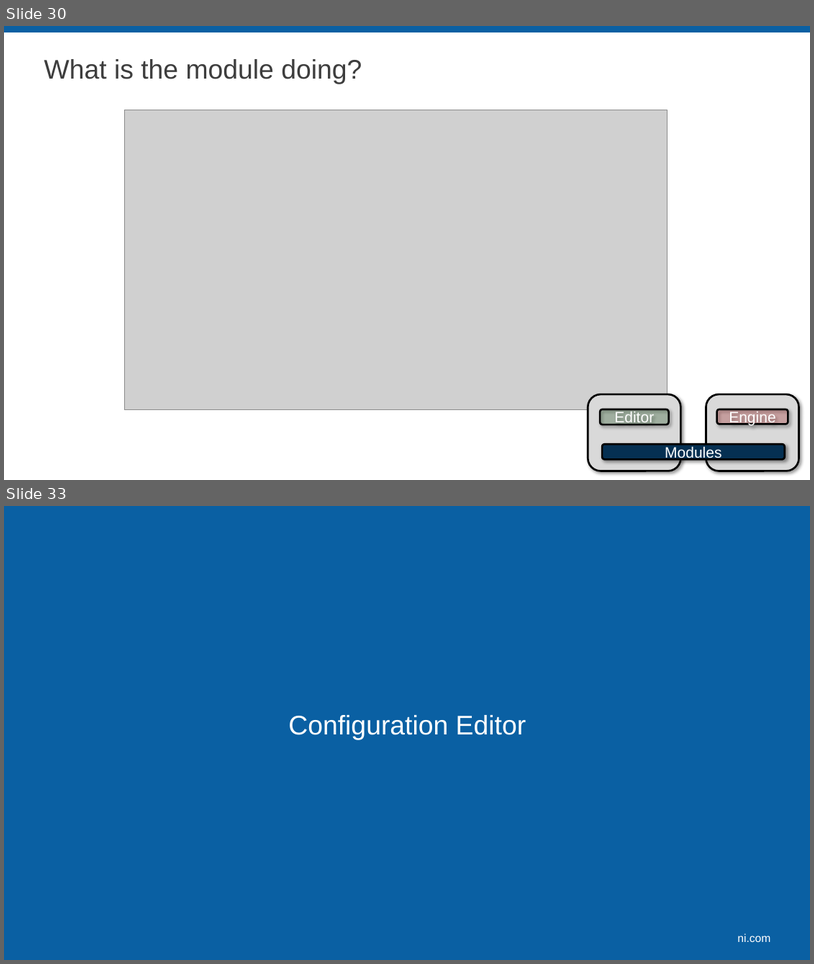
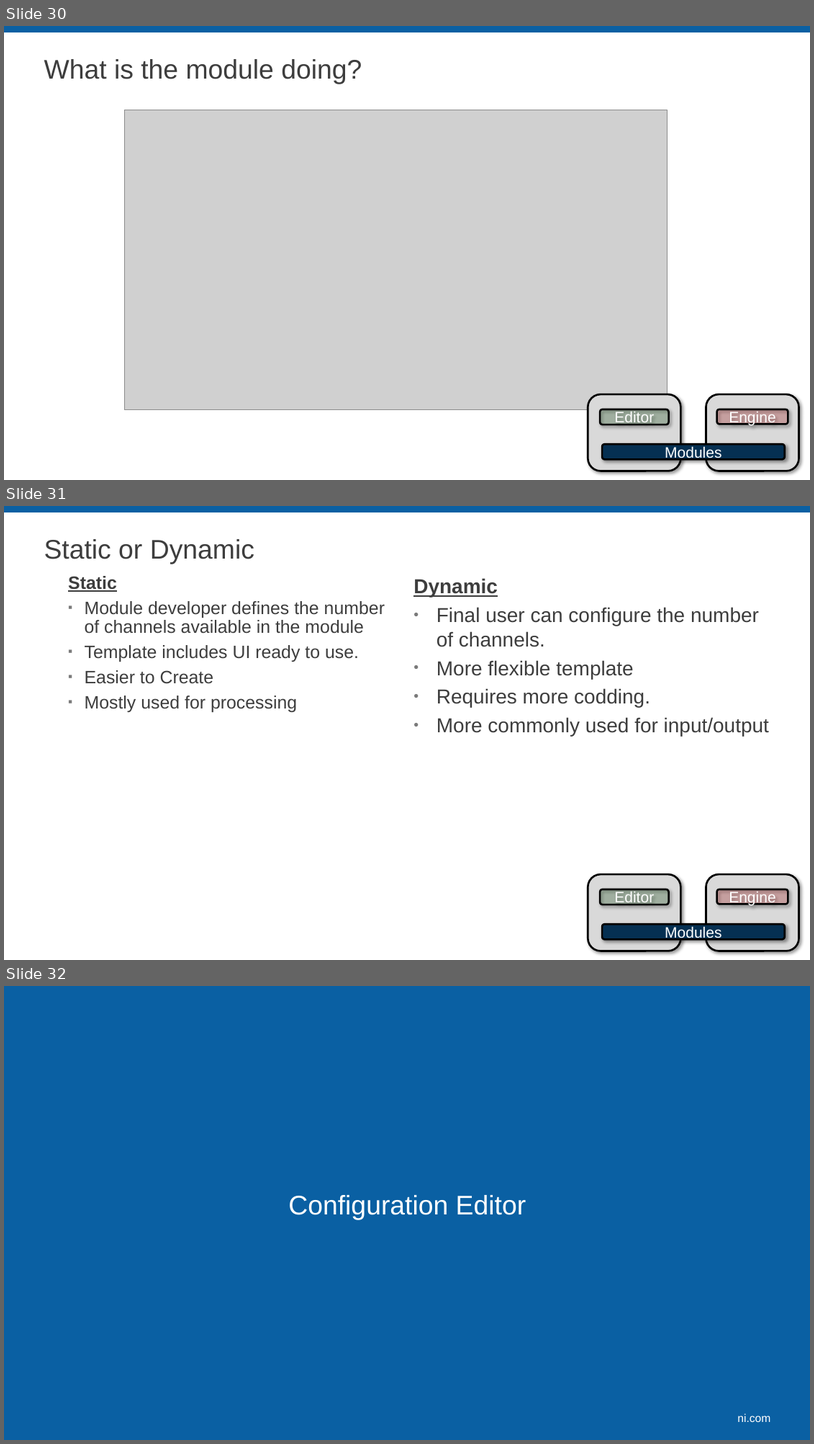
Before and after one commit to LabVIEW-DCAF/Documentation, a slide deck: Trunk/Getting Started Material/DCAF Training/3 DCAF Components.pptx. Shown one above the other, each under a label of ours: slides 30 and 33 before the commit, slides 30, 31 and 32 after it; the slides between them are not shown. The pictures are 814x964 and 814x1444 pixels, drawn with LibreOffice and Linux fonts; fonts in the diff are those of the drawing; grey boxes stand for pictures; background and template pictures are left out. Boxes give left, top, right and bottom in pixels: in the first picture for what was removed or moved away, otherwise in the second. Text is boxed around its words. In the diff, an @@ line names an element or a change of style, - is before the commit and + after.

Commit message:
Updated Static or Dynamic Slide. Using the one from those sections

```diff
--- a/Trunk/Getting Started Material/DCAF Training/3 DCAF Components.pptx
+++ b/Trunk/Getting Started Material/DCAF Training/3 DCAF Components.pptx
@@ slide 31 added at (4, 506, 810, 960), background #FFFFFF; not listed: 1 template element that a slide beside it also shows @@
@@ title added at (44, 539, 255, 564), 32 pt, text #3D3D3D @@
+Static or Dynamic
@@ text added at (68, 576, 385, 712), 21.3 pt, text #3D3D3D @@
+  Static
+  ▪ Module developer defines the number of channels available in the module
+  ▪ Template includes UI ready to use.
+  ▪ Easier to Create
+  ▪ Mostly used for processing
@@ text added at (414, 578, 769, 736), 24 pt, text #3D3D3D @@
+Dynamic
+• Final user can configure the number of channels.
+• More flexible template
+• Requires more codding.
+• More commonly used for input/output
@@ rounded rectangle added at (589, 874, 682, 951), fill #D9D9D9, outline #000000 2.25 pt @@
@@ rounded rectangle added at (600, 889, 669, 904), fill #004C00 at 20% opacity, outline #000000 2.25 pt, 18 pt, text #FFFFFF @@
+Editor
@@ rounded rectangle added at (706, 874, 800, 951), fill #D9D9D9, outline #000000 2.25 pt @@
@@ rounded rectangle added at (718, 889, 789, 903), fill #C00000 at 20% opacity, outline #000000 2.25 pt, 18 pt, text #FFFFFF @@
+Engine
@@ rounded rectangle added at (602, 924, 785, 939), fill #053052, outline #000000 2.25 pt, 18 pt, text #FFFFFF @@
+Modules
@@ what was slide 33 is now slide 32 @@
```
Also in this commit, not shown: 2 slides removed.
